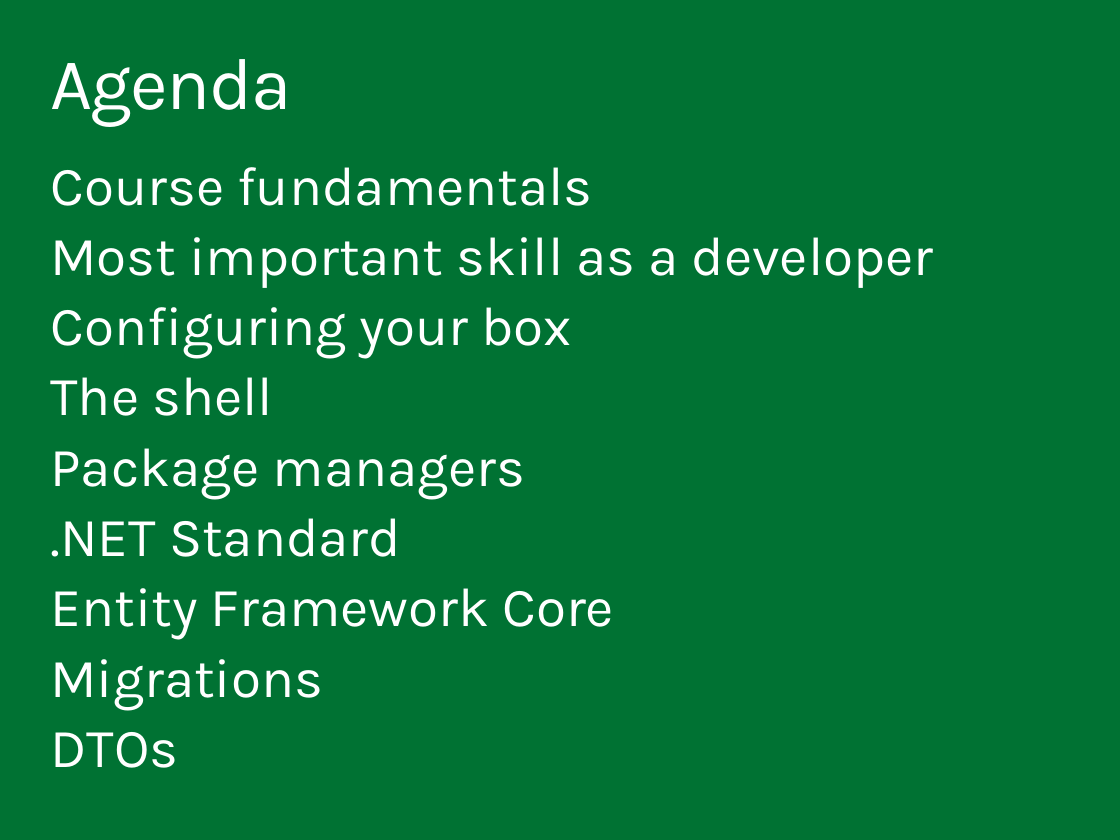
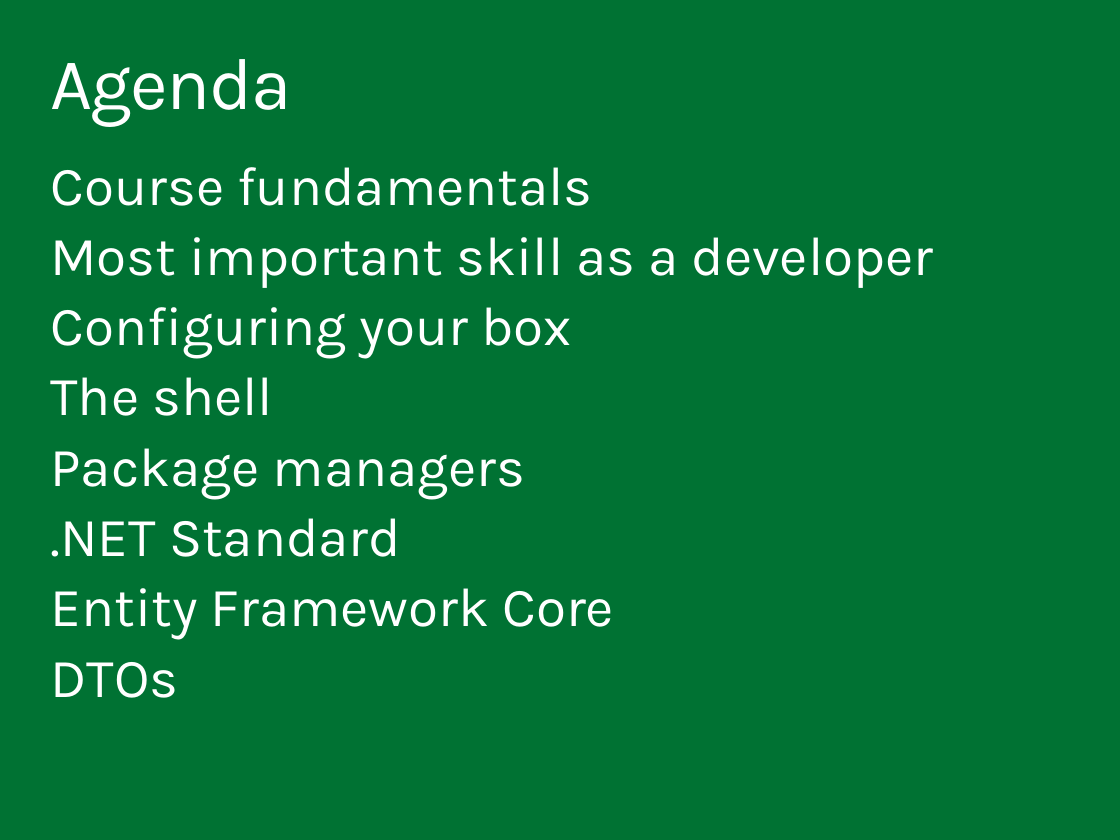
Before and after one commit to ondfisk/BDSA2019, a slide deck: slide 2 of Slides/Lecture06 - Data Access and Entity Framework Take 2.pptx. Drawn at 1120x840 pixels with LibreOffice and Linux fonts; fonts in the diff are those of the drawing. Boxes give left, top, right and bottom in pixels: in the first picture for what was removed or moved away, otherwise in the second. Text is boxed around its words. In the diff, an @@ line names an element or a change of style, - is before the commit and + after.

Commit message:
lecture 6

```diff
--- a/Slides/Lecture06 - Data Access and Entity Framework Take 2.pptx
+++ b/Slides/Lecture06 - Data Access and Entity Framework Take 2.pptx
@@ text at bbox=[51, 659, 324, 711]: paragraph removed @@
-Migrations
```
